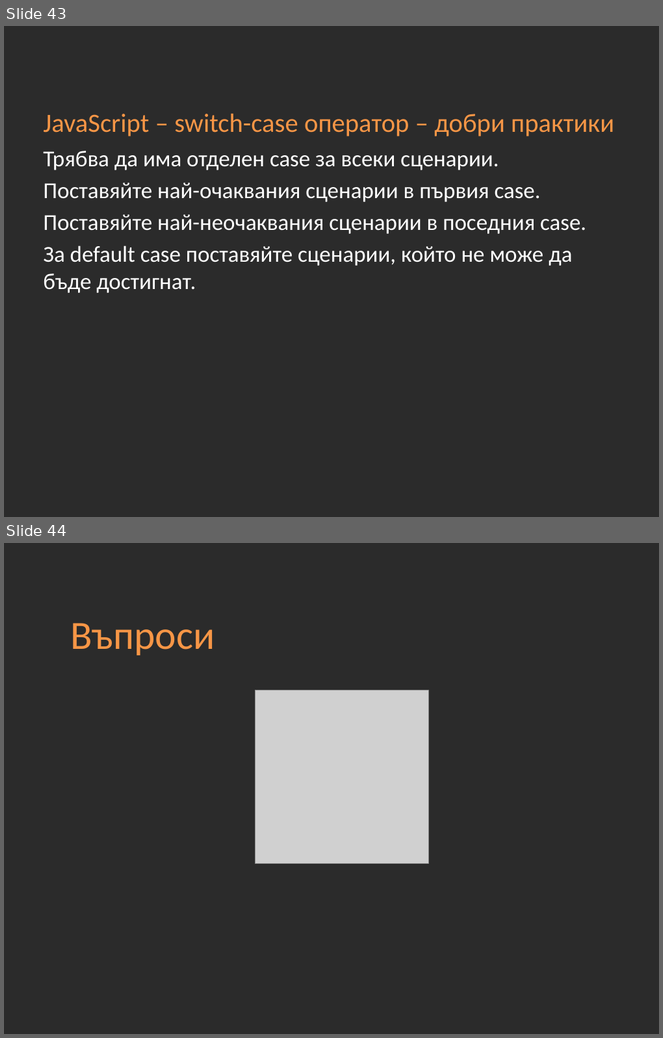
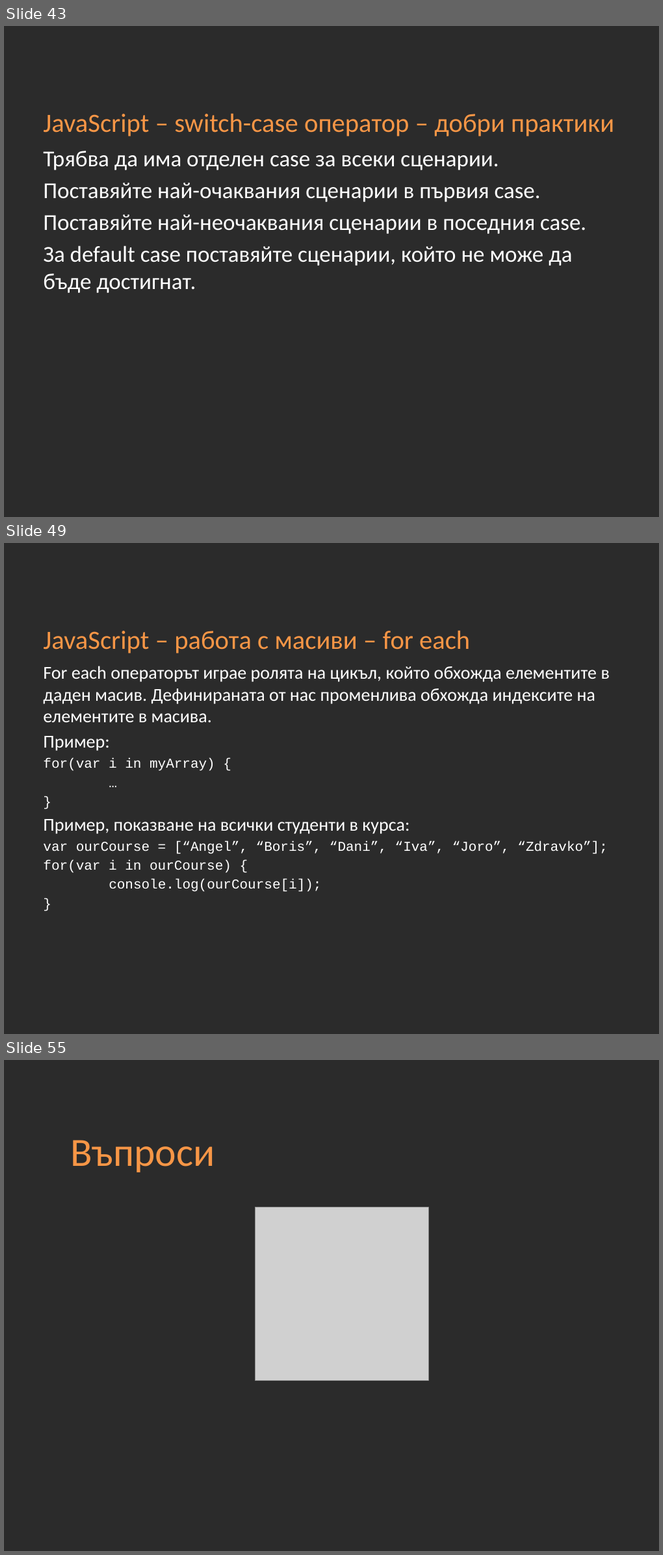
Before and after one commit to Academy-Soft-Intellect/Front-End-Course, a slide deck: 10-JavaScript-Basics.pptx. Shown one above the other, each under a label of ours: slides 43 and 44 before the commit, slides 43, 49 and 55 after it; the slides between them are not shown. The pictures are 663x1038 and 663x1555 pixels, drawn with LibreOffice and Linux fonts; fonts in the diff are those of the drawing; grey boxes stand for pictures; background and template pictures are left out; a plain dark background stands for a picture behind light text. Boxes give left, top, right and bottom in pixels: in the first picture for what was removed or moved away, otherwise in the second. Text is boxed around its words. In the diff, an @@ line names an element or a change of style, - is before the commit and + after.

```diff
--- a/10-JavaScript-Basics.pptx
+++ b/10-JavaScript-Basics.pptx
@@ slide 49 added at (4,543,659,1034), background picture (left out) @@
@@ title added at (43,631,470,653), 29 pt, text #F79646 @@
+JavaScript – работа с масиви – for each
@@ text added at (43,666,610,892), 20 pt, text #FFFFFF @@
+For each операторът играе ролята на цикъл, който обхожда елементите в даден масив. Дефинираната от нас променлива обхожда индексите на елементите в масива.
+Пример:
+for(var i in myArray) {
+…
+}
+Пример, показване на всички студенти в курса:
+var ourCourse = [“Angel”, “Boris”, “Dani”, “Iva”, “Joro”, “Zdravko”];
+for(var i in ourCourse) {
+console.log(ourCourse[i]);
+}
@@ what was slide 44 is now slide 55 @@
```
Also in this commit, not shown: 1 slide changed, 11 other slides added.
